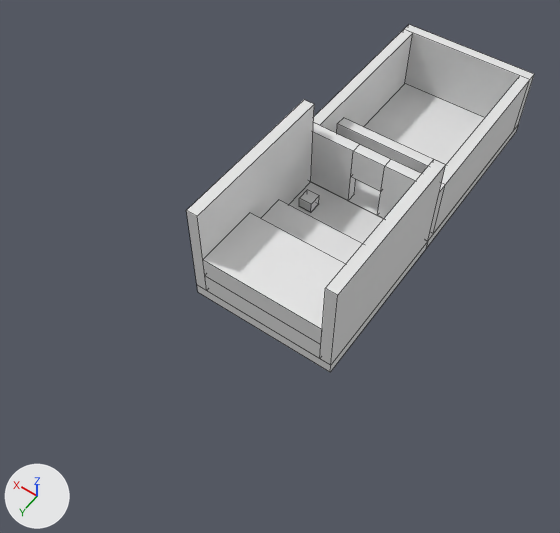
Renders of the Blender file assets/scene/levels.blend from each side of a commit.
One viewpoint serves both versions: a camera (50 mm lens) standing at (-20.9, 49.3, 51.2) and looking at (1.4, 18.0, 2.1). Every picture has the same lights, and +X, +Y and +Z are marked at lower left. Mesh edges are drawn as thin lines.

The first picture shows 'Floor', 'Floor.001', 'Sensor', 'Step1', 'Step2', 'UnitCube.001', 'UnitCube.002', 'WallE', 'WallE.001', 'WallNLeft', 'WallNRight', 'WallS', 'WallW', 'WallW.001'.
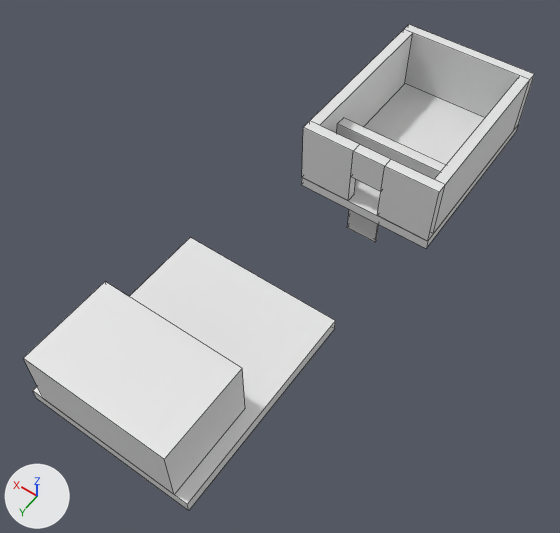
Commit message: Add second level

The edits, one by one:
Material 'Material.007' (mat_material_007) is new.
Its base color is (0.8, 0.8, 0.8) (white #e7e7e7).
Mesh me_cube_033 is new.
It is a box spanning x 0.5..11.5, y -0.5..6.5, z -0.5..4.5.
Mesh me_cube_027 is new.
It is a box spanning x -12.5..0.5, y -0.5..15.5, z -0.5..0.5.
It uses material mat_material_007 (white #e7e7e7).
Object 'Floor' (ob_floor) is deleted.
Object 'Step1' (ob_step1) is deleted.
Object 'Step2' (ob_step2) is deleted.
Object 'WallW.001' (ob_wallw_001) is deleted.
Object 'WallE.001' (ob_walle_001) is deleted.
Object 'UnitCube.001' (ob_unitcube_001) is deleted.
Object 'UnitCube.002' (ob_unitcube_002) is deleted.
Object 'UnitCube.003' (ob_unitcube_003) is new; it shows me_cube_033.
Its location is (-6.0, 32.0, 7.0).
Object 'Floor.002' (ob_floor_002) is new; it shows me_cube_027.
Its location is (6.0, 23.0, 6.0).

What differs and where, as boxes [x1, y1, x2, y2] in the pictures (560 x 533 px):
'UnitCube.003', added
    after: [23, 282, 245, 495]
'Floor.002', added
    after: [33, 237, 335, 511]
'Step2', deleted
    before: [203, 213, 345, 344]
'WallE.001', deleted
    before: [186, 100, 314, 291]
'WallW.001', deleted
    before: [320, 160, 445, 365]
'Step1', deleted
    before: [205, 200, 362, 359]
'Floor', deleted
    before: [197, 182, 428, 372]
'UnitCube.001', deleted
    before: [299, 190, 319, 212]
'UnitCube.002', deleted
    before: [299, 206, 317, 213]
